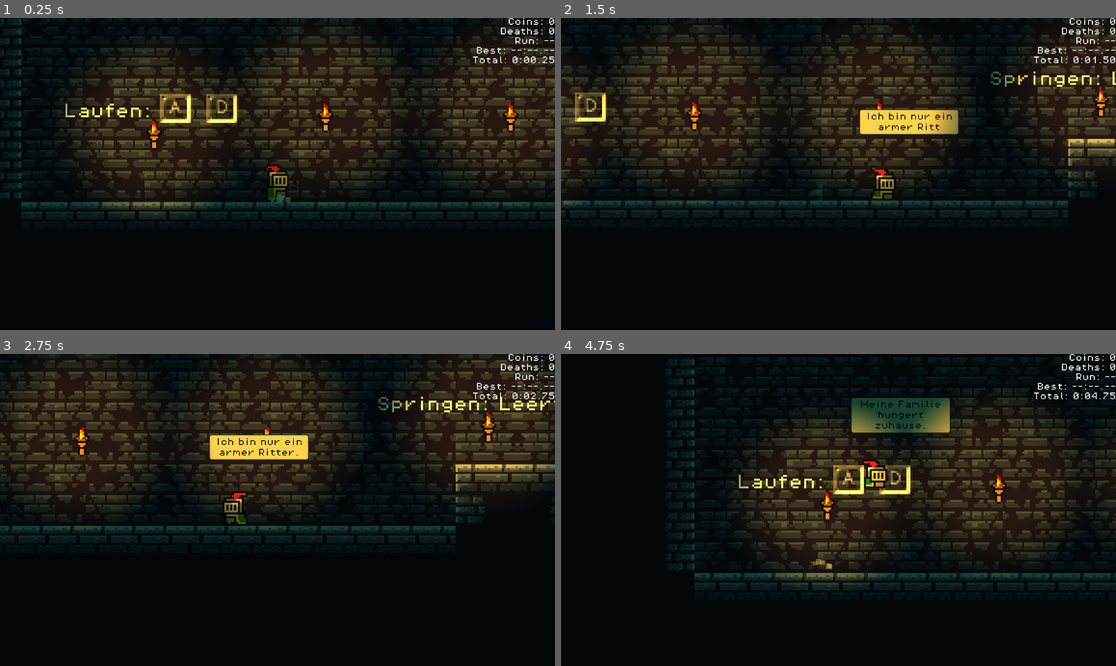
Above: before the commit, frames 1-4 (two rows, left to right).
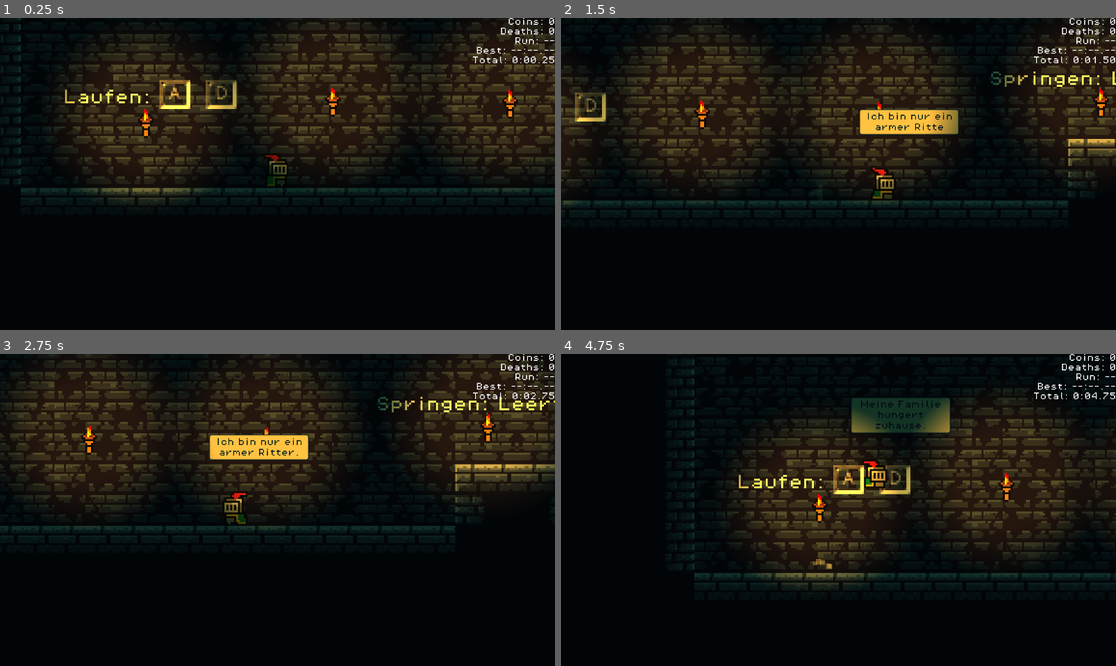
Above: after the commit, the same moments.

Repository: herrbaur/week_1_the_obvious_solution_is_wrong
Game: Godot game, scene res://scenes/game.tscn
Same seed, same stepped clock (60 frames per second), same inputs: the game is played once before the commit and once after it.
Inputs:
- Up to frame 1 (0.25 s): no input
- Up to frame 2 (1.5 s): tap Enter at 0.5 s; hold D (move_right) from 0.53 s (still down); tap Space (jump) at 0.6, 0.77, 1.07 s; tap E (interact) at 1.35 s
- Up to frame 3 (2.75 s): tap Space (jump) at 1.52, 1.55, 1.82, 2.1 s; release D (move_right) at 2.03 s; hold A (move_left) from 2.03 s (still down)
- Up to frame 4 (4.75 s): tap E (interact) at 2.85, 4.35 s; tap Space (jump) at 3.02, 3.05, 3.32, 3.6, 3.77, 4.07, 4.52, 4.55 s; release A (move_left) at 4.28 s; hold D (move_right) from 4.28 s (still down)

The runs differ from the first frame. In frame 1, 20% of the frame differs, in the area x 0-100%, y 0-66%; in frame 2, 0.6%; in frame 3, 1.0%; in frame 4, 1.5%.

Commit message:
End of Day

Diff:
--- a/scenes/game.tscn
+++ b/scenes/game.tscn
@@ -243,10 +243,6 @@
 [sub_resource type="LabelSettings" id="LabelSettings_kvuet"]
 font = ExtResource("7_dinhu")
 
-[sub_resource type="LabelSettings" id="LabelSettings_gi51f"]
-font = ExtResource("4_kvpfn")
-font_size = 8
-
 [sub_resource type="WorldBoundaryShape2D" id="WorldBoundaryShape2D_gi51f"]
 distance = -16.0
 
@@ -255,7 +251,7 @@
 [node name="Visuals" type="Node" parent="." unique_id=580439822]
 
 [node name="CanvasModulate" type="CanvasModulate" parent="Visuals" unique_id=2108178783]
-color = Color(0.15564683, 0.38343018, 0.2857048, 1)
+color = Color(0.113665886, 0.2961771, 0.21761167, 1)
 
 [node name="WorldEnvironment" type="WorldEnvironment" parent="Visuals" unique_id=943694506]
 environment = SubResource("Environment_gi51f")
@@ -283,7 +279,7 @@
 
 [node name="Player" parent="." unique_id=400620709 instance=ExtResource("1_rbmkf")]
 z_index = 2
-position = Vector2(293, -591)
+position = Vector2(294, -576)
 
 [node name="Camera2D" type="Camera2D" parent="Player" unique_id=482134265]
 position = Vector2(0, -7)
@@ -422,17 +418,6 @@
 
 [node name="Level 1" type="Node" parent="Interior/Labels" unique_id=1331794599]
 
-[node name="UpOrDownLabel" type="Label" parent="Interior/Labels/Level 1" unique_id=1400754063]
-offset_left = 682.0
-offset_top = -223.0
-offset_right = 797.0
-offset_bottom = -182.0
-text = "So viel Gold und niemand passt drauf auf..."
-label_settings = SubResource("LabelSettings_gi51f")
-horizontal_alignment = 1
-autowrap_mode = 3
-metadata/_edit_use_anchors_ = true
-
 [node name="Coins" type="Node" parent="Interior" unique_id=1602917634]
 
 [node name="Coin" parent="Interior/Coins" unique_id=1867117471 instance=ExtResource("5_u5sy4")]
@@ -498,7 +483,7 @@
 position = Vector2(1014, -595)
 
 [node name="Torch4" parent="Interior/Torches/Tutorial" unique_id=185296805 instance=ExtResource("10_kvpfn")]
-position = Vector2(319, -620)
+position = Vector2(323, -621)
 
 [node name="Torch5" parent="Interior/Torches/Tutorial" unique_id=1066245227 instance=ExtResource("10_kvpfn")]
 position = Vector2(957, -694)
@@ -510,7 +495,7 @@
 position = Vector2(530, -627)
 
 [node name="Torch7" parent="Interior/Torches/Tutorial" unique_id=1518782951 instance=ExtResource("10_kvpfn")]
-position = Vector2(230, -611)
+position = Vector2(226, -610)
 
 [node name="Torch8" parent="Interior/Torches/Tutorial" unique_id=494343905 instance=ExtResource("10_kvpfn")]
 position = Vector2(633, -627)
@@ -521,7 +506,7 @@
 [node name="Level 1" type="Node" parent="Interior/Torches" unique_id=184020985]
 
 [node name="Torch13" parent="Interior/Torches/Level 1" unique_id=302616943 instance=ExtResource("10_kvpfn")]
-position = Vector2(739, -188)
+position = Vector2(742, -188)
 
 [node name="Torch" parent="Interior/Torches/Level 1" unique_id=1012277363 instance=ExtResource("10_kvpfn")]
 z_index = 2
@@ -543,7 +528,7 @@
 position = Vector2(598, -171)
 
 [node name="Torch7" parent="Interior/Torches/Level 1" unique_id=1570952786 instance=ExtResource("10_kvpfn")]
-position = Vector2(835, -213)
+position = Vector2(836, -216)
 
 [node name="Torch8" parent="Interior/Torches/Level 1" unique_id=77337950 instance=ExtResource("10_kvpfn")]
 position = Vector2(1007, -214)
@@ -555,7 +540,7 @@
 position = Vector2(1079, -190)
 
 [node name="Torch11" parent="Interior/Torches/Level 1" unique_id=651836769 instance=ExtResource("10_kvpfn")]
-position = Vector2(840, -128)
+position = Vector2(841, -128)
 
 [node name="Torch12" parent="Interior/Torches/Level 1" unique_id=1377380793 instance=ExtResource("10_kvpfn")]
 position = Vector2(969, -128)
@@ -573,10 +558,10 @@
 position = Vector2(-196, -88)
 
 [node name="Tutorial" type="Marker2D" parent="Spawns" unique_id=1664450324]
-position = Vector2(489, -504)
+position = Vector2(489, -492)
 
 [node name="Level1" type="Marker2D" parent="Spawns" unique_id=1948081553]
-position = Vector2(205, 130)
+position = Vector2(204, 145)
 
 [node name="Coin" parent="." unique_id=1693913807 instance=ExtResource("5_u5sy4")]
 position = Vector2(673, -619)
@@ -585,7 +570,7 @@
 position = Vector2(-168, -87)
 
 [node name="DialogueTrigger" parent="Triggers" unique_id=1591958335 instance=ExtResource("12_dinhu")]
-position = Vector2(493, -499)
+position = Vector2(491, -493)
 dialogue_id = "intro"
 
 [node name="DialogueTrigger2" parent="Triggers" unique_id=395182201 instance=ExtResource("12_dinhu")]
@@ -599,3 +584,7 @@
 [node name="DialogueTrigger3" parent="Triggers" unique_id=16764004 instance=ExtResource("12_dinhu")]
 position = Vector2(225, 141)
 dialogue_id = "level1_start"
+
+[node name="DialogueTrigger5" parent="Triggers" unique_id=2130727889 instance=ExtResource("12_dinhu")]
+position = Vector2(892, -83)
+dialogue_id = "gold"
--- a/scenes/player.tscn
+++ b/scenes/player.tscn
@@ -4,8 +4,9 @@
 [ext_resource type="Texture2D" uid="uid://b8cmjj8vq3r8d" path="res://assets/sprites/knight.png" id="1_p3dy5"]
 [ext_resource type="PackedScene" uid="uid://d0m4oiq6luyhx" path="res://scenes/speech_bubble.tscn" id="2_dqkch"]
 [ext_resource type="PackedScene" uid="uid://smy7qwuy2by6" path="res://scenes/hurtbox.tscn" id="3_qhqgy"]
-[ext_resource type="AudioStream" uid="uid://dmn4eds5s046t" path="res://assets/sounds/Retro/jump_short.wav" id="5_tuyoq"]
-[ext_resource type="AudioStream" uid="uid://duhe7my8ilfph" path="res://assets/sounds/tap.wav" id="6_fjrip"]
+[ext_resource type="AudioStream" uid="uid://b57lle6xgiwwj" path="res://assets/sounds/jump.mp3" id="5_fjrip"]
+[ext_resource type="AudioStream" uid="uid://l5lh4ili6clt" path="res://assets/sounds/land.mp3" id="6_smehm"]
+[ext_resource type="AudioStream" uid="uid://bn8uvqw6ug1mo" path="res://assets/sounds/universfield-character-fall-impact-352287.mp3" id="7_fjrip"]
 
 [sub_resource type="AtlasTexture" id="AtlasTexture_eq0sc"]
 atlas = ExtResource("1_p3dy5")
@@ -196,10 +197,14 @@
 [node name="Hurtbox" parent="." unique_id=1989015266 instance=ExtResource("3_qhqgy")]
 
 [node name="JumpSound" type="AudioStreamPlayer" parent="." unique_id=841538897]
-stream = ExtResource("5_tuyoq")
+stream = ExtResource("5_fjrip")
 bus = &"SFX"
 
 [node name="LandSound" type="AudioStreamPlayer" parent="." unique_id=798881850]
-stream = ExtResource("6_fjrip")
+stream = ExtResource("6_smehm")
 volume_db = -8.0
 bus = &"SFX"
+
+[node name="DieSound" type="AudioStreamPlayer" parent="." unique_id=2014423425]
+stream = ExtResource("7_fjrip")
+bus = &"SFX"
--- a/scripts/dialogues.gd
+++ b/scripts/dialogues.gd
@@ -19,4 +19,7 @@
 	"level1_start": [
 		"Die Schatzkammer! Hier liegt das Gold des Grafen.",
 	],
+	"gold": [
+		"So viel Gold und niemand passt drauf auf..."
+	]
 }
--- a/scripts/player.gd
+++ b/scripts/player.gd
@@ -20,6 +20,7 @@
 @onready var speech_bubble: Node2D = $SpeechBubble
 @onready var jump_sound = $JumpSound
 @onready var land_sound = $LandSound
+@onready var die_sound: AudioStreamPlayer = $DieSound
 
 func _ready():
 	hurtbox.hit.connect(die)
@@ -56,6 +57,7 @@
 		return
 	is_dead = true
 	is_climbing = false
+	die_sound.play()
 	GameStats.add_death()
 	print("You died!")
 	Engine.time_scale = 0.5
Not shown, added: assets/sounds/jump.mp3.import
Not shown, added: assets/sounds/land.mp3.import
Not shown, added: assets/sounds/universfield-character-fall-impact-352287.mp3.import
Not shown, added: assets/sounds/jump.mp3
Not shown, added: assets/sounds/land.mp3
Not shown, added: assets/sounds/universfield-character-fall-impact-352287.mp3
